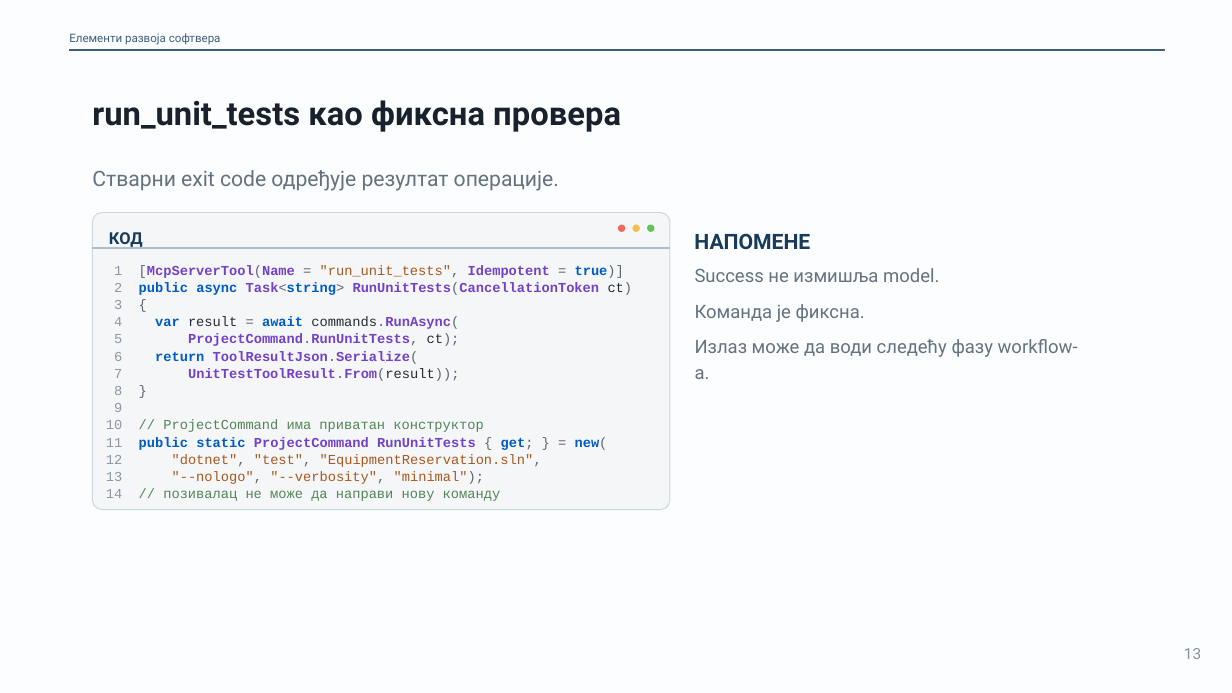
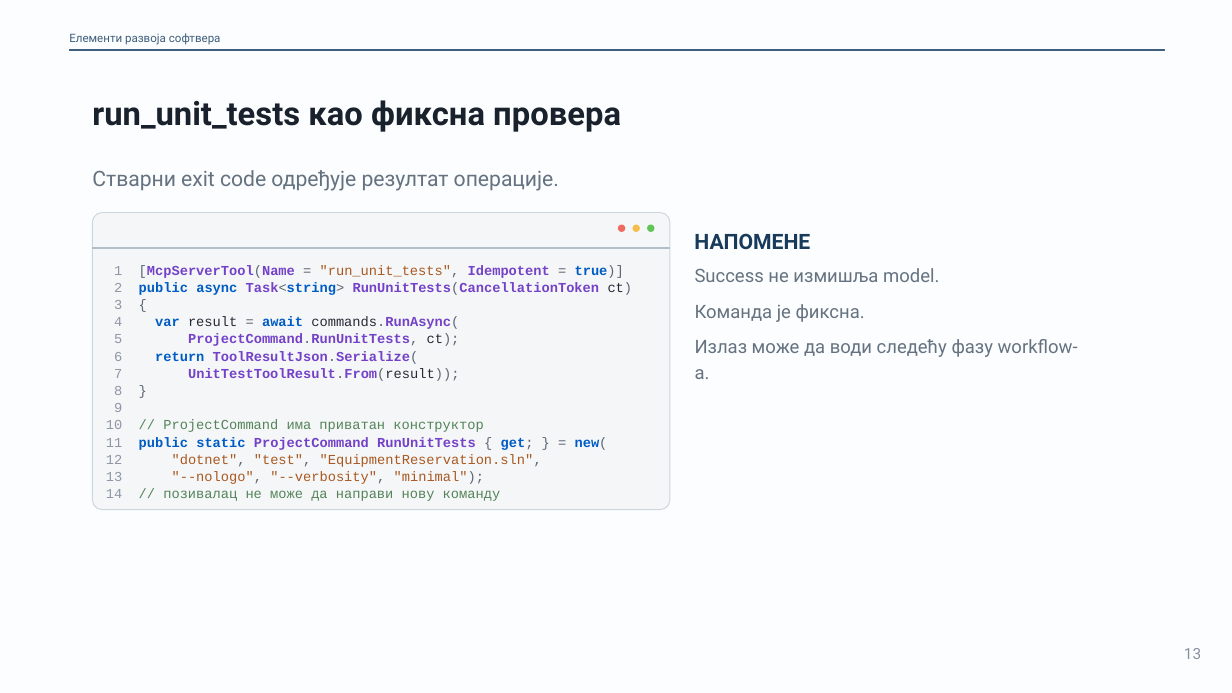
Before and after one commit to owlCoder/ftn-nastavni-materijali, a slide deck: slide 13 of 01 Elementi Razvoja Softvera/02 Prezentacije/PPTX/07_MCP.pptx. Drawn at 1232x693 pixels with LibreOffice and Linux fonts; fonts in the diff are those of the drawing. Boxes give left, top, right and bottom in pixels: in the first picture for what was removed or moved away, otherwise in the second. Text is boxed around its words. In the diff, an @@ line names an element or a change of style, - is before the commit and + after.

Commit message:
Fix ERS deck layout issues and export the PDFs from PowerPoint
Remove the stray title-bar shapes from code windows, rejoin code lines that
were split inside a token, keep quote text clear of its rule, restyle four
flow labels and align two slides of the intro deck with the rest. Deck 06 now
states that Kova 0.3.2 loads AGENTS.md automatically.

```diff
--- a/01 Elementi Razvoja Softvera/02 Prezentacije/PPTX/07_MCP.pptx
+++ b/01 Elementi Razvoja Softvera/02 Prezentacije/PPTX/07_MCP.pptx
@@ text removed at (109, 229, 143, 247) @@
-КОД
```
Also in this commit, not shown: 2 other slides changed, 17 other files.
